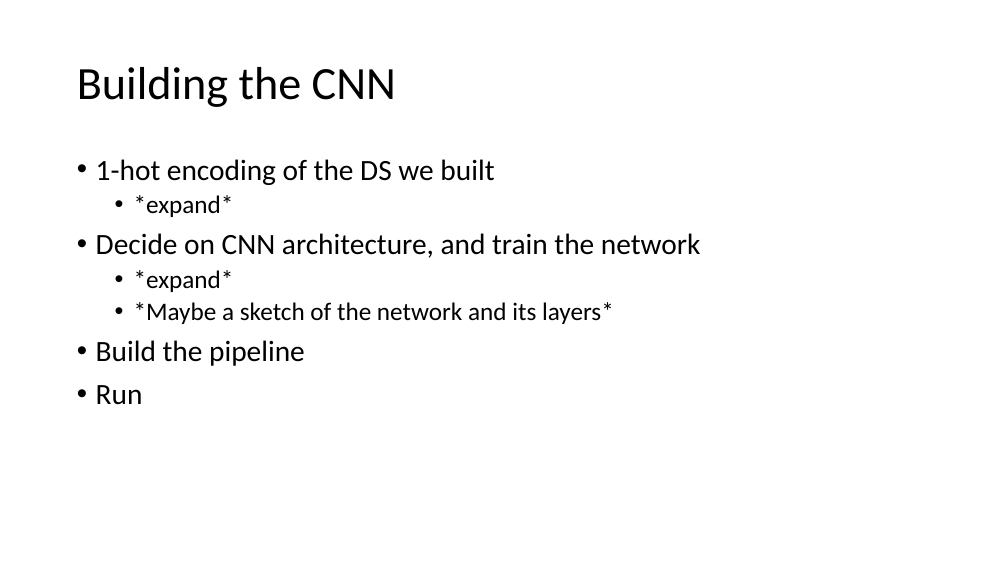
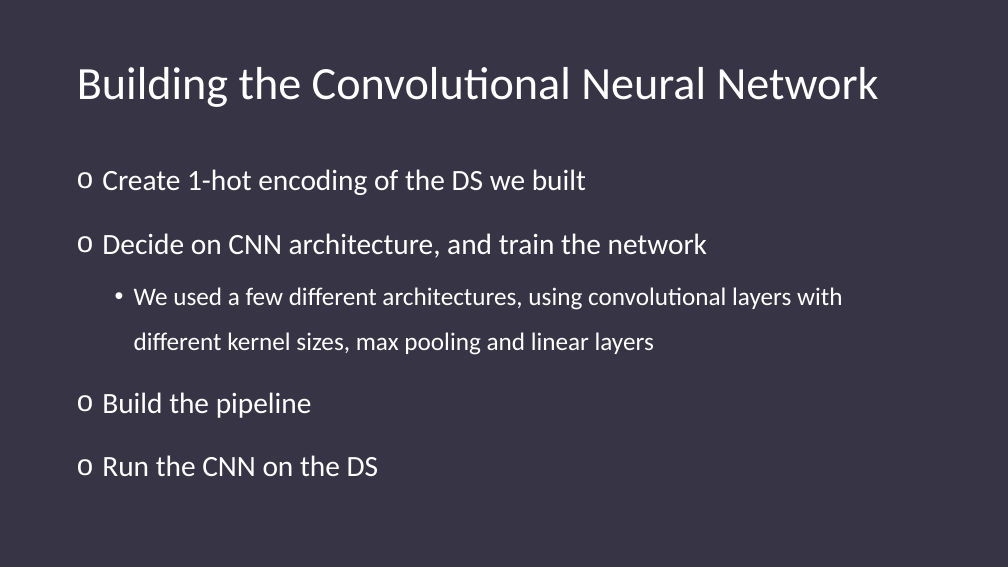
Before and after one commit to amitaifrey/methyl-motif, a slide deck: slide 6 of Predicting methyilation in human genome.pptm (slide 7 before the commit). Drawn at 1008x567 pixels with LibreOffice and Linux fonts; fonts in the diff are those of the drawing. Boxes give left, top, right and bottom in pixels: in the first picture for what was removed or moved away, otherwise in the second. Text is boxed around its words. In the diff, an @@ line names an element or a change of style, - is before the commit and + after.

```diff
--- a/Predicting methyilation in human genome.pptm
+++ b/Predicting methyilation in human genome.pptm
@@ background #FFFFFF to #373545 @@
@@ title at bbox=[77, 67, 879, 107]: text changed; text colour #000000 to #FFFFFF @@
-Building the CNN
+Building the Convolutional Neural Network
@@ text "Create 1-hot encoding of the ...": place and size @@
-text "Create 1-hot encoding of the ..." at bbox=[96, 159, 700, 405]
+text "Create 1-hot encoding of the ..." at bbox=[102, 169, 842, 476]
@@ text at bbox=[102, 169, 586, 195]: text changed; text colour #000000 to #FFFFFF @@
-• 1-hot encoding of the DS we built
-  • *expand*
+o Create 1-hot encoding of the DS we built
@@ text at bbox=[102, 233, 707, 418]: text colour #000000 to #FFFFFF in "Decide on CNN architecture, and train the ...", "Build the pipeline"; bullet • to o; line spacing 0.9 to 1.5 @@
@@ text at bbox=[134, 287, 842, 355]: text changed; text colour #000000 to #FFFFFF @@
-  • *expand*
-  • *Maybe a sketch of the network and its layers*
+  • We used a few different architectures, using convolutional layers with different kernel sizes, max pooling and linear layers
@@ text at bbox=[102, 455, 379, 476]: text changed; text colour #000000 to #FFFFFF @@
-• Run
+o Run the CNN on the DS
```
Also in this commit, not shown: 6 other slides changed, 3 slides added, 2 slides removed.
